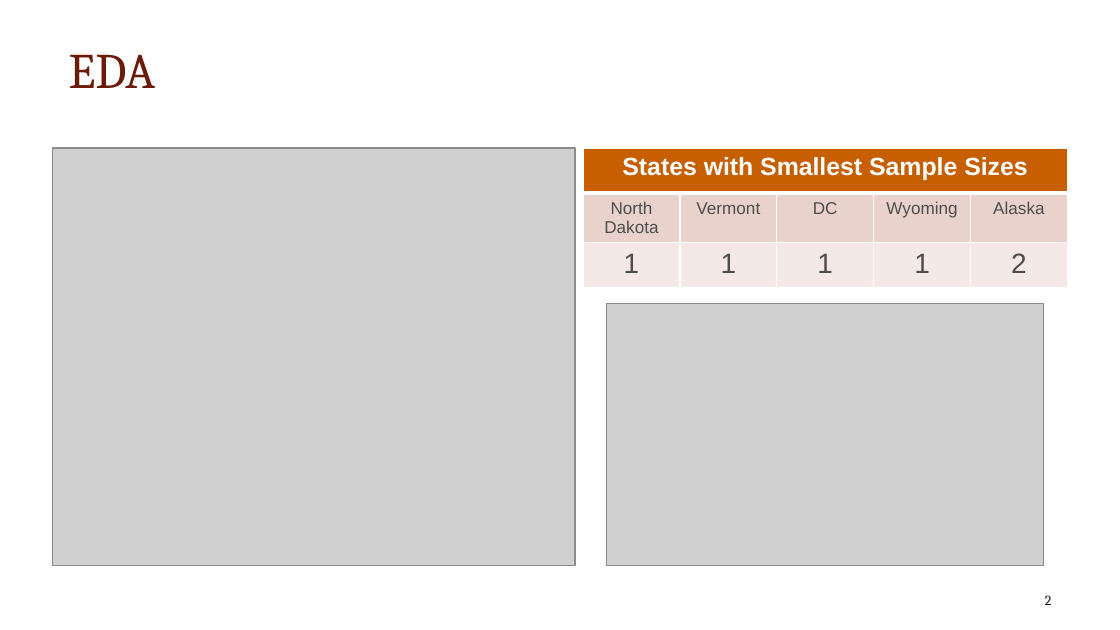
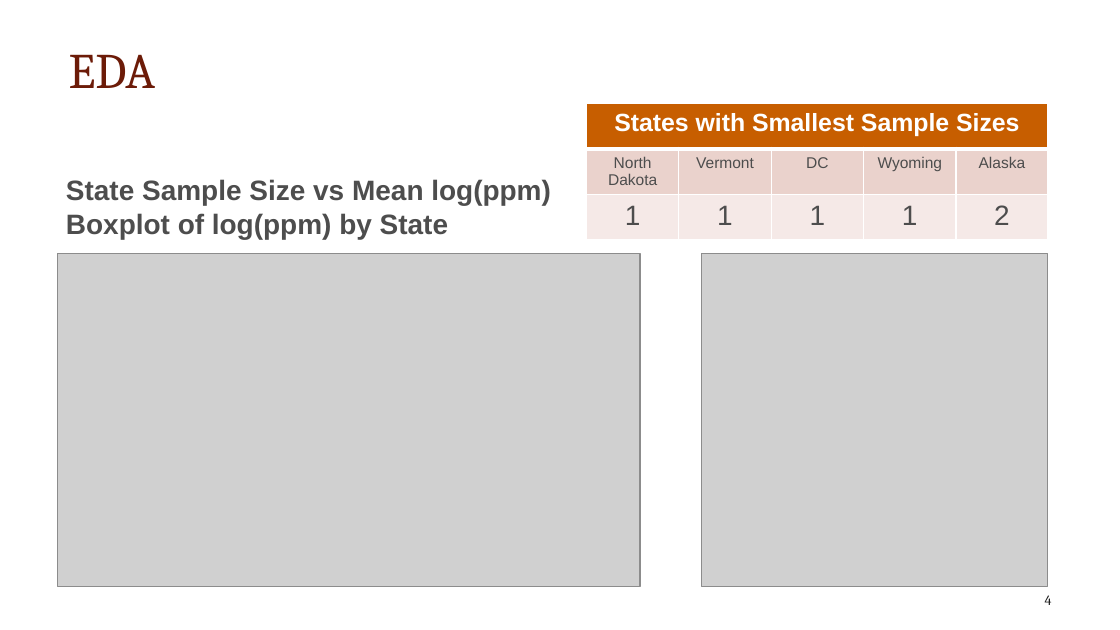
Before and after one commit to jwmccarthy11/STA610-CS1, a slide deck: slide 4 of Case Study Presentation.pptx (slide 2 before the commit). Drawn at 1120x630 pixels with LibreOffice and Linux fonts; fonts in the diff are those of the drawing; grey boxes stand for pictures; background and template pictures are left out. Boxes give left, top, right and bottom in pixels: in the first picture for what was removed or moved away, otherwise in the second. Text is boxed around its words. In the diff, an @@ line names an element or a change of style, - is before the commit and + after.

```diff
--- a/Case Study Presentation.pptx
+++ b/Case Study Presentation.pptx
@@ table at (587,103,1046,242) @@
@@ size 11 to 10 pt in "North Dakota", "Vermont", "DC", "Wyoming" and 1 more places @@
@@ table: place and size @@
-table at (584,148,1071,291)
+table at (587,103,1046,242)
@@ text added at (66,179,551,239), 18 pt, text #4D4D4D, bold @@
+State Sample Size vs Mean log(ppm)
+Boxplot of log(ppm) by State
@@ picture: place and size @@
-picture at (53,148,576,566)
+picture at (57,253,640,586)
@@ picture: place and size @@
-picture at (607,304,1044,566)
+picture at (701,253,1048,586)
@@ page number at (1045,595,1052,605): text changed @@
-2
+4
```
Also in this commit, not shown: 1 other slide changed, 2 slides added.
